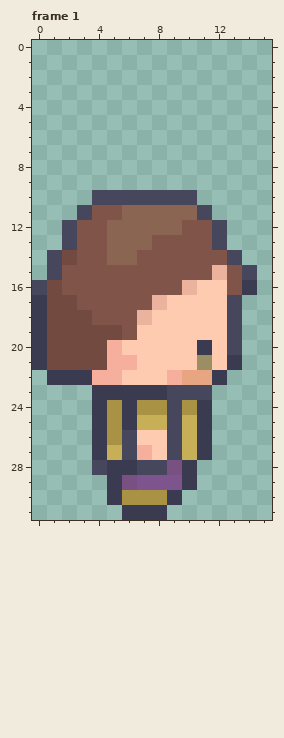
One commit to this animated GIF sprite: thebook/img/character5.gif. Above, as it was before the edit.
The file is 48x96 pixels, drawn in blocks of 3x3; one block is one cell here. Colours within 5 levels of each other are drawn and written as one. Shown: frame 1. The commit also changed other frames, which this record leaves out.
After:
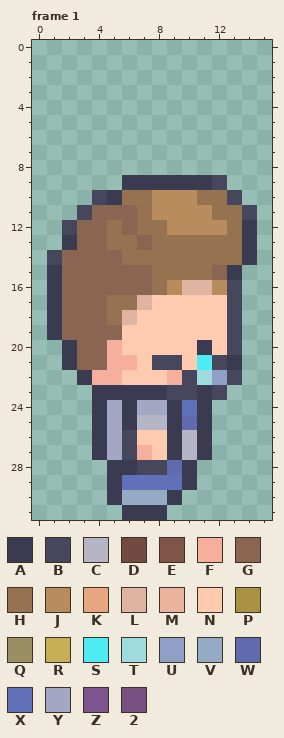
Palette (. is transparent): A #3a3a50  B #46465d  C #b5b5c6  D #724a40  E #805449  F #f6ae9d  G #8a6551  H #957350  J #b98c5e  K #e8a581  L #e0b4a2  M #ebb29e  N #fecbb0  P #a99244  Q #9b8e63  R #c7af58  S #4decf5  T #9fdbde  U #8fa0c6  V #94aac5  W #5f6aaf  X #6071ba  Y #a4a7c3  Z #7e548f  2 #795082
Change:
--- frame 1
@@ x 0..15 @@
  8 ................
- 9 ................
-10 ....BBBBBBB.....
-11 ...BEEGGGGGB....
-12 ..BEEGGGGGEEB...
-13 ..BEEGGGEEEEB...
-14 .BDEEGGEEEEEEB..
-15 .BEEEEEEEEEEMEB.
-16 BDEEEEEEEEMNNEA.
-17 ADDEEEEEMNNNNB..
-18 ADDDEEEMNNNNNB..
-19 ADDDDDENNNNNNB..
-20 ADDDDFNNNNNANB..
-21 ADDDDFFNNNNQNA..
-22 .AAAFFNNNFKKA...
-23 ....AAAAABBB....
-24 ....APAPPBPA....
-25 ....APARRBRA....
-26 ....APBNNBRA....
-27 ....ARBFNBRA....
-28 ....BAABB2A.....
-29 .....A2ZZZA.....
-30 .....APPPA......
+ 9 ......AAAAAAB...
+10 ....BAHHJJJHHB..
+11 ...BGGGHJJJJHHB.
+12 ..BGGHGHHJJJJHA.
+13 ..AGGHHGHHHHHHA.
+14 .BGGGGHHHHHHHHA.
+15 .AGGGGGGHHHHGA..
+16 .AGGGGGGHJLLJB..
+17 .AGGGHHLNNNNNB..
+18 .AGGGHLNNNNNNB..
+19 .AGGGGNNNNNNNB..
+20 ..AGGFNNNNNANB..
+21 ..AGGFFNBBNSBA..
+22 ...AFFNNNFBTUB..
+23 ....AAAAABBAB...
+24 ....AYAYYAXA....
+25 ....AYACCAWA....
+26 ....AYBNNACA....
+27 ....AYBFNACA....
+28 .....AABBWA.....
+29 .....AXXXXA.....
+30 .....AVVVA......
 31 ......AAA.......
Changed places in both pictures, as pixel boxes (x1, y1, x2, y2):
changed: (32, 175, 257, 505)
